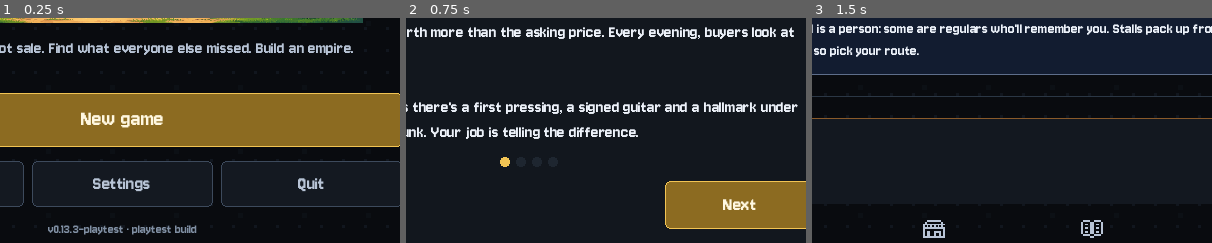
Above: before the commit, frames 1-3 (left to right).
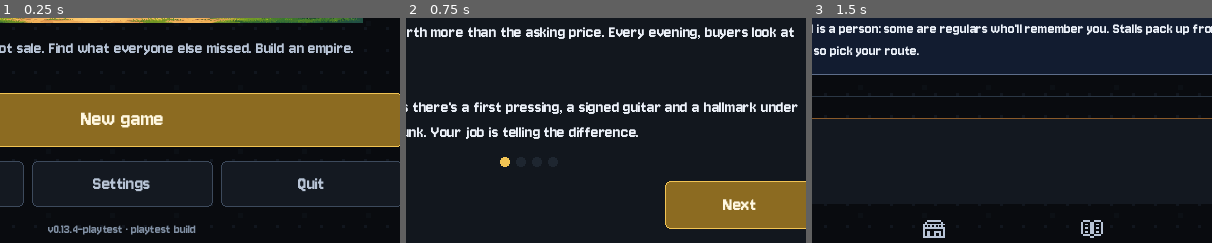
Above: after the commit, the same moments.

Repository: wmilburn1997-ai/car-boot-reseller
Game: Godot game, scene res://Main.tscn
The game is run twice, just before and just after one commit, with the same random seed, the same clock (stepped at 60 frames per second) and the same inputs. Sound files missing from this copy of the repository are replaced by a short silence.
Inputs:
- Up to frame 1 (0.25 s): no input
- Up to frame 2 (0.75 s): click "New game" at 0.5 s
- Up to frame 3 (1.5 s): click "Skip" at 1.25 s
The pictures show only the part of the screen within x 35-85%, y 43-93%; the shares and areas given below are measured in that part.

The runs differ from the first frame. In frame 1, 0.6% of the frame differs, in the area x 18-50%, y 92-97%; in frame 2, nothing differs; in frame 3, nothing differs.

Commit message:
0.13.4 A runner who helps: fewer, better buys (1-3, default 2), arrives checked/researched/tested, optional auto-listing at fair prices; web build
Co-Authored-By: Claude Opus 5.5 <noreply@anthropic.com>
Claude-Session: https://claude.ai/code/session_01QfAbhbYbcoMmN5b1o8qV2n

Diff:
--- a/main.gd
+++ b/main.gd
@@ -7,7 +7,7 @@
 var run_seed = 0
 var forced_run_seed = -1   # tools set this for reproducible runs
 
-const GAME_VERSION = "0.13.3-playtest"
+const GAME_VERSION = "0.13.4-playtest"
 const STARTING_CASH = 300.0
 const SAVE_PATH = "user://savegame.json"
 # Tools can point the game at another save file (CBR_SAVE=user://x.json) so parallel test runs don't collide.
@@ -3518,6 +3518,11 @@
 	return "\n".join(lines)
 
 var patch_notes = [
+	{"version": "0.13.4: A runner who helps", "notes": [
+		"The runner brings back fewer, better buys: up to 2 a night by default (you choose 1–3 on the Business screen).",
+		"Everything he brings is already checked, researched and tested (£2 an item), so it costs you no energy.",
+		"He lists them for you at fair prices, if you leave that switched on. Reprice or pull them whenever you like.",
+	]},
 	{"version": "0.13.3: Deep research pays", "notes": [
 		"A deep research Find now always gets you something: the provenance is written up, and buyers pay 5% more for it.",
 		"The books also name specialist details (expert and eye marks) up to one tier past your own expertise.",
--- a/scripts/data/business.gd
+++ b/scripts/data/business.gd
@@ -66,7 +66,7 @@
 const STAFF = {
 	"assistant": {"name":"Assistant","wage":10.0,"needs":2,"desc":"Works your stock overnight: tests untested electricals, cleans grimy items (if you have a Cleaning Station) and trims 10% off listings that have sat for a week."},
 	"shopkeeper": {"name":"Shop Keeper","wage":14.0,"needs":3,"desc":"Keeps the shop open all day: half as many walk-in customers again on the shop floor."},
-	"runner": {"name":"Runner","wage":28.0,"needs":2,"desc":"Wo …(106 unchanged characters)…  up to a tenth of your cash (max £400). Knows what you know, give or take. What he brings back turns up in your stock overnight."},
+	"runner": {"name":"Runner","wage":28.0,"needs":2,"desc":"Wo …(106 unchanged characters)…  up to a tenth of your cash (max £400). Brings back one to three good buys a night, already checked, researched and tested, and lists them for you if you like."},
 	"picker": {"name":"Picker","wage":15.0,"needs":4,"desc":"Works the car boot for you before you arrive: reveals extra items at every stall and keeps the rival honest."},
 }
 
--- a/scripts/sys_trade.gd
+++ b/scripts/sys_trade.gd
@@ -317,10 +317,34 @@
 # =============================================================================
 const RUNNER_VENUES = ["Bishop's Lydeard boot sale", "the Tuesday flea market in Frome", "Kempton Park", "a church-hall sale in Ludlow", "the Sunday boot at Wetherby", "the showground at Newark", "a village fete near Thirsk", "the Malvern flea market"]
 
+func runner_orders():
+	# What you've told the runner: how many to bring back, and whether to list them for you.
+	var d = g.world.st()
+	if not d.has("runner"):
+		d["runner"] = {"cap": 2, "list": true}
+	return d["runner"]
+
+func runner_prep(it):
+	# He does the legwork before it reaches you: condition, sold prices, a test if it plugs in.
+	your_read(it)
+	it["quick_look_done"] = true
+	it["condition_checked"] = true
+	it["condition_price_note"] = g.condition_reveal_note(it)
+	if not it["basic_researched"]:
+		it["basic_researched"] = true
+		it["basic_comps"] = g.make_comps(it, false)
+	g.reveal_traits_quiet(it, ["look", "condition", "research"])
+	if it["testable"]:
+		it["tested"] = true
+		g.reveal_traits_quiet(it, ["test"])
+	it["research_note"] = "Your runner checked it over: condition %d/10%s." % [int(it["condition"]), (", tested: " + ("works" if not it["fault"] else g.fault_label(it).to_lower())) if it["testable"] else ""]
+
 func runner_night():
 	if g.signatures.size() == 0:
 		g.night_events.append({"kind": "info", "text": "Your runner stayed home", "sub": "Give him a signature category to buy in (Expertise)."})
 		return
+	var orders = runner_orders()
+	var cap = clamp(int(orders.get("cap", 2)), 1, 3)
 	var budget = clamp(g.cash * 0.1, 0.0, 400.0)
 	if budget < 30.0:
 		return
@@ -329,35 +353,50 @@
 		return
 	var venue = g.pick_line(RUNNER_VENUES)
 	var bought = []
+	var listed = 0
+	var any_tested = false
 	var spent = 0.0
 	var tries = 0
-	while tries < 14 and bought.size() < 4:
+	while tries < 18 and bought.size() < cap:
 		tries += 1
 		var arch = ["House Clearance", "Clueless Seller", "Desperate Seller", "Regular Seller", "Dealer"][g.rng.randi_range(0, 4)]
 		var it = g.generate_item(arch, {"cats": g.signatures})
 		if not g.signatures.has(it["category"]):
 			continue
-		# He judges it the way you would, a bit less sharply.
-		# He judges it the way you would, with what you'd be able to see.
+		# He judges it the way you would, with what you'd be able to see. Fewer, better buys.
 		your_read(it)
 		var guess = g.perceived_center(it) * g.rng.randf_range(0.85, 1.15)
 		var price = float(it["asking"]) * g.rng.randf_range(0.8, 0.95)
-		if guess < price * 1.5 or spent + price > budget or not g.can_store(it):
-			continue
-		spent += price
-		g.cash -= price
+		if guess < price * 1.7 or spent + price + 2.0 > budget or not g.can_store(it):
+			continue
+		spent += price + 2.0
+		g.cash -= price + 2.0
 		g.day_stats["buy_spend"] += price
+		g.day_stats["research"] += 2.0
 		it["paid"] = price
 		it["asking"] = price
+		it["extra_spend"] = float(it.get("extra_spend", 0.0)) + 2.0
 		it["bought_day"] = g.day
 		it["source"] = "runner"
 		it["story"] = "Your runner found it at %s." % venue
 		g.hist(it, "Picked up by your runner at %s for %s." % [venue, g.fmt_money(price)])
+		runner_prep(it)
+		any_tested = any_tested or it["testable"]
 		g.inventory.append(it)
 		g.register_collection(it)
 		bought.append(it["name"])
+		if orders.get("list", true) and g.active_listing_count() < g.listing_cap() and it["auth_status"] != "Confirmed Counterfeit" and not (it["fault"] and str(it["fault_severity"]) == "Dead"):
+			var lp = max(1.0, g.suggested_price(it))
+			it["listing"] = lp
+			it["listed"] = true
+			it["listed_day"] = g.day
+			g.hist(it, "Listed online by your runner at %s." % g.fmt_money(lp))
+			listed += 1
 	if bought.size() > 0:
-		g.night_events.append({"kind": "info", "text": "Your runner came back from %s" % venue, "sub": "Spent %s on: %s." % [g.fmt_money(spent), ", ".join(bought)]})
+		var tail = " Checked, researched%s." % (" and tested" if any_tested else "")
+		if listed > 0:
+			tail += " He's listed %s at fair prices." % ("it" if bought.size() == 1 and listed == 1 else ("all of them" if listed == bought.size() else "%d" % listed))
+		g.night_events.append({"kind": "info", "text": "Your runner came back from %s" % venue, "sub": "Spent %s on: %s.%s" % [g.fmt_money(spent), ", ".join(bought), tail]})
 	else:
 		g.night_events.append({"kind": "info", "text": "Your runner came back empty-handed", "sub": "Nothing worth having at %s." % venue})
 
--- a/scripts/ui/scr_business.gd
+++ b/scripts/ui/scr_business.gd
@@ -275,7 +275,34 @@
 		b.disabled = not allowed and not hired
 		row.add_child(b)
 		v.add_child(row)
-	return p
+		if id == "runner" and hired:
+			# Orders: how much he brings back, and whether he lists it too.
+			var o = g.trade.runner_orders()
+			var orow = k.hbox(6)
+			orow.add_child(k.label("Brings back", "xs", k.TEXT2))
+			for n in [1, 2, 3]:
+				var nn = n
+				orow.add_child(k.button("up to %d" % n, "tab_on" if int(o.get("cap", 2)) == n else "ghost", func():
+					g.trade.runner_orders()["cap"] = nn
+					g.save_game()
+					g.call_deferred("_ui_rerender"), "", "s"))
+			v.add_child(orow)
+			v.add_child(toggle_row_small("He lists them for you at fair prices", bool(o.get("list", true)), func(on):
+				g.trade.runner_orders()["list"] = on
+				g.save_game()))
+			v.add_child(k.label("Everything he brings back is already checked, researched and tested (£2 an item).", "xs", k.TEXT3, true))
+	return p
+
+func toggle_row_small(name, on, cb):
+	var h = k.hbox(8)
+	var l = k.label(name, "xs", k.TEXT2, true)
+	k.expand(l)
+	h.add_child(l)
+	var c = CheckButton.new()
+	c.button_pressed = on
+	c.toggled.connect(cb)
+	h.add_child(c)
+	return h
 
 # ---------------------------------------------------------------------------
 # Perks
Not shown, changed: CHANGELOG.md
Not shown, changed: docs/index.html
Not shown, changed: docs/index.pck
